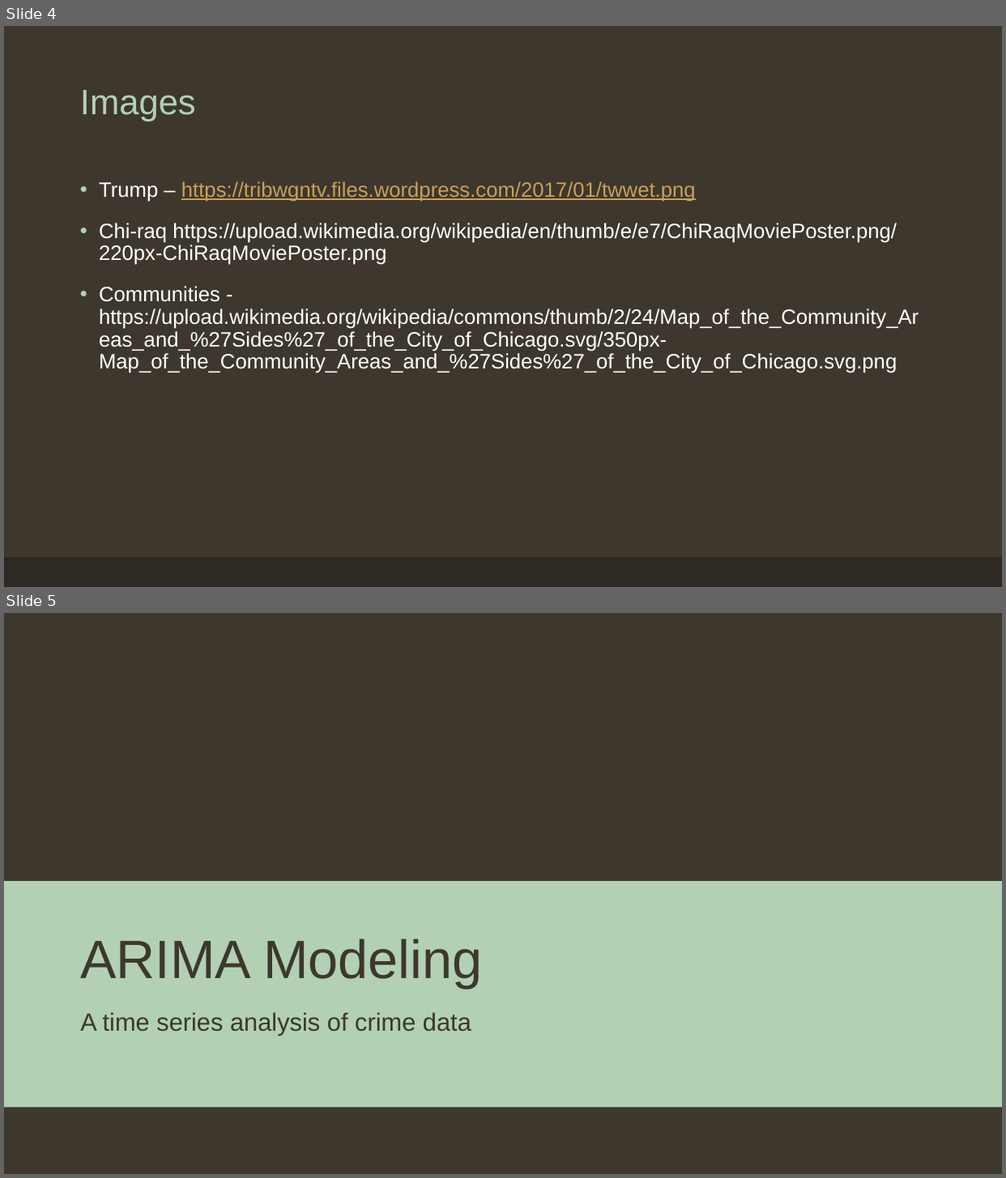
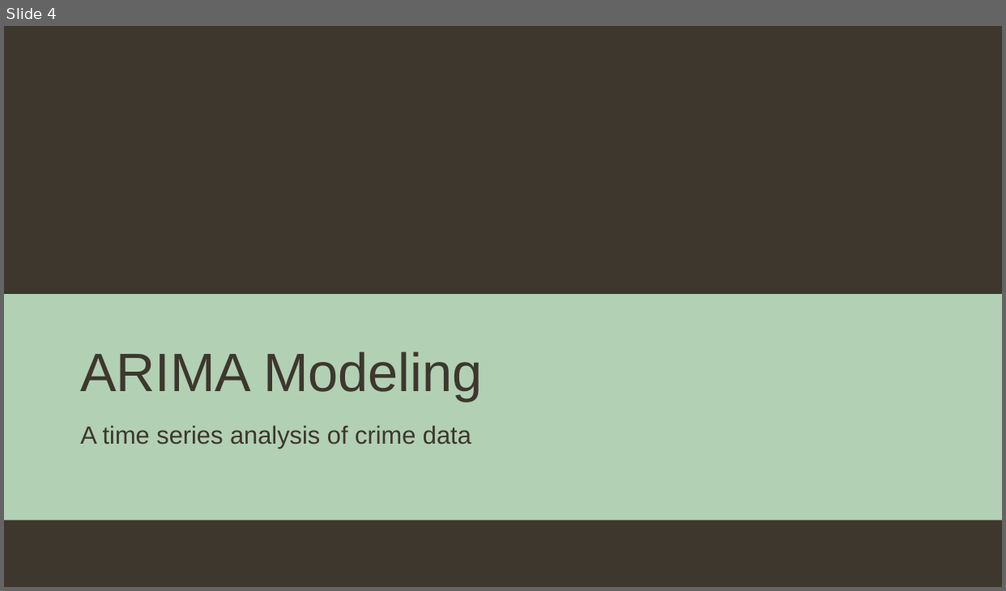
Before and after one commit to EEPlei/Americas-Warzone-Class-Project, a slide deck: Slides/final_slides.pptx. Shown one above the other, each under a label of ours: slides 4 and 5 before the commit, slide 4 after it. The pictures are 1006x1178 and 1006x591 pixels, drawn with LibreOffice and Linux fonts; fonts in the diff are those of the drawing; background and template pictures are left out. Boxes give left, top, right and bottom in pixels: in the first picture for what was removed or moved away, otherwise in the second. Text is boxed around its words. In the diff, an @@ line names an element or a change of style, - is before the commit and + after.

```diff
--- a/Slides/final_slides.pptx
+++ b/Slides/final_slides.pptx
@@ slide 4 removed at [4, 26, 1002, 587], background #3D372E @@
@@ title removed at [80, 90, 196, 122] @@
-Images
@@ text removed at [99, 182, 918, 373] @@
-• Trump – https://tribwgntv.files.wordpress.com/2017/01/twwet.png
-• Chi-raq https://upload.wikimedia.org/wikipedia/en/thumb/e/e7/ChiRaqMoviePoster.png/220px-ChiRaqMoviePoster.png
-• Communities - https://upload.wikimedia.org/wikipedia/commons/thumb/2/24/Map_of_the_Community_Areas_and_%27Sides%27_of_the_City_of_Chicago.svg/350px-Map_of_the_Community_Areas_and_%27Sides%27_of_the_City_of_Chicago.svg.png
@@ rectangle removed at [4, 557, 1002, 587] @@
@@ what was slide 5 is now slide 4 @@
```
Also in this commit, not shown: 2 slides changed, 1 slide added, 1 other slide removed, 1 other file.
